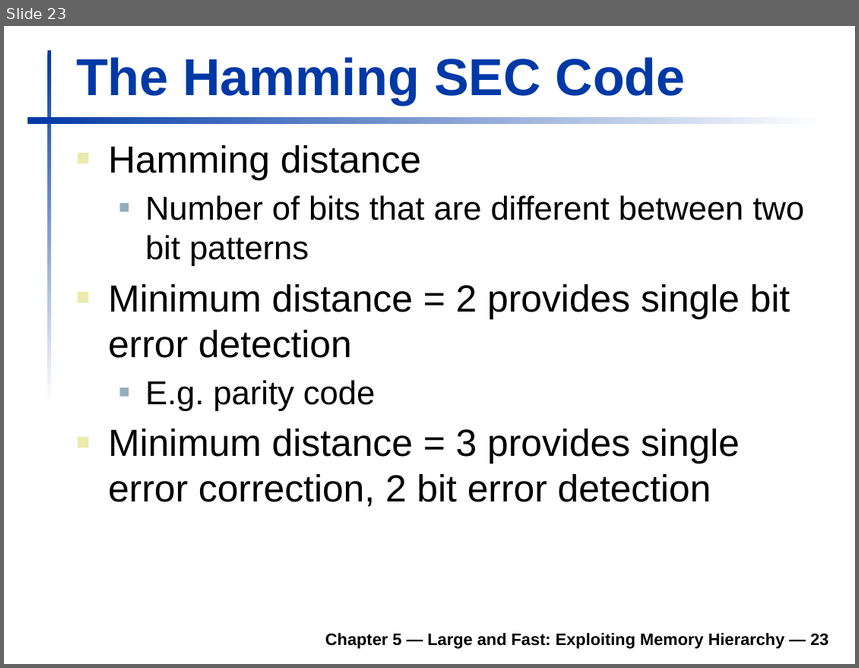
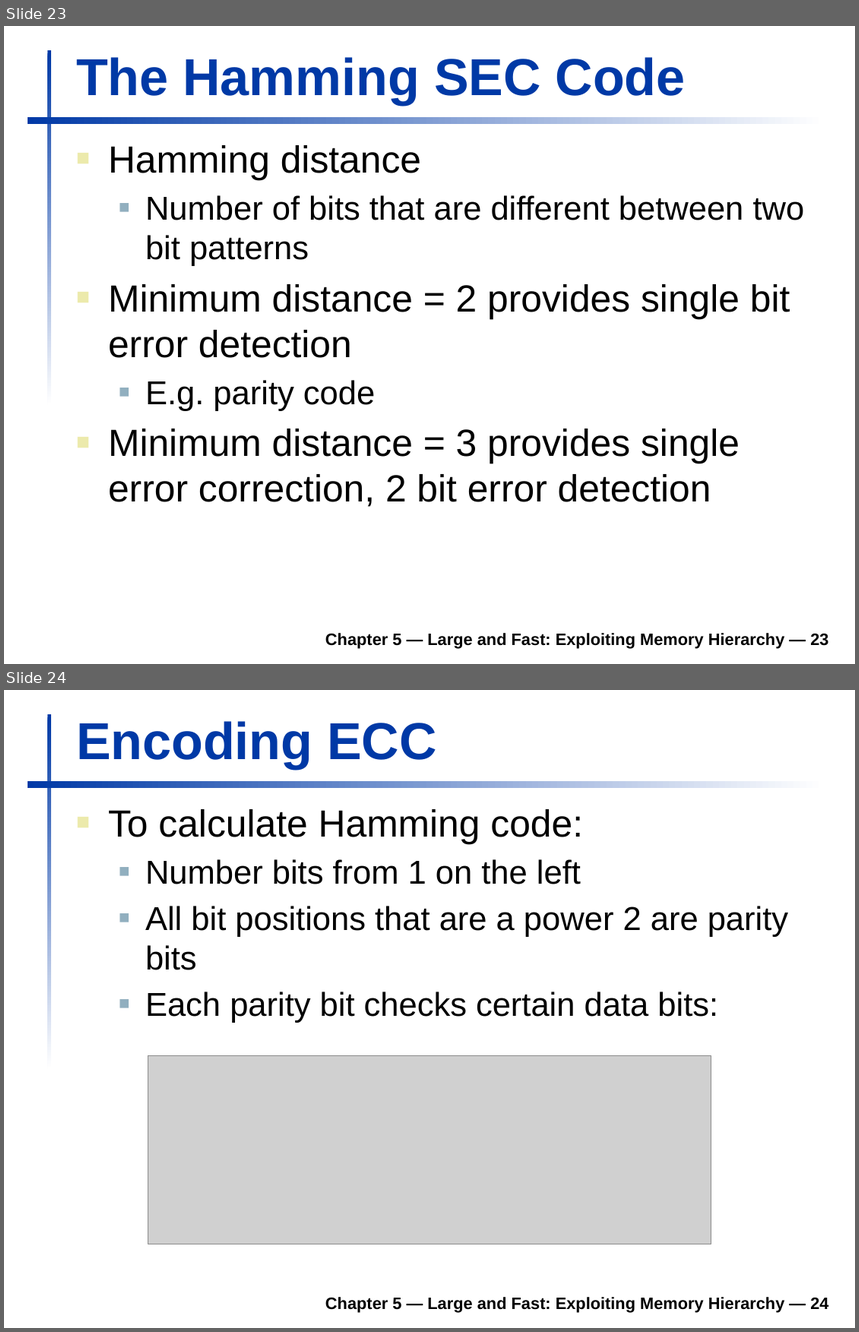
Before and after one commit to robertutterback/robertutterback.github.io, a slide deck: _courses/comp230/f17/L50.pptx. Shown one above the other, each under a label of ours: slide 23 before the commit, slides 23 and 24 after it. The pictures are 859x668 and 859x1332 pixels, drawn with LibreOffice and Linux fonts; fonts in the diff are those of the drawing; grey boxes stand for pictures; background and template pictures are left out. Boxes give left, top, right and bottom in pixels: in the first picture for what was removed or moved away, otherwise in the second. Text is boxed around its words. In the diff, an @@ line names an element or a change of style, - is before the commit and + after.

```diff
--- a/_courses/comp230/f17/L50.pptx
+++ b/_courses/comp230/f17/L50.pptx
@@ slide 24 added at box(4, 690, 855, 1328), background #FFFFFF; not listed: 2 template elements that a slide beside it also shows @@
@@ title added at box(76, 721, 436, 769), 44 pt, text #0039A6, bold @@
+Encoding ECC
@@ text added at box(108, 809, 788, 1023), 28 pt, text #000000 @@
+■ To calculate Hamming code:
+  ■ Number bits from 1 on the left
+  ■ All bit positions that are a power 2 are parity bits
+  ■ Each parity bit checks certain data bits:
@@ picture added at box(148, 1056, 711, 1244) @@
@@ text added at box(325, 1297, 829, 1313), 14 pt, text #000000, bold @@
+Chapter 5 — Large and Fast: Exploiting Memory Hierarchy — 24
```
Also in this commit, not shown: 2 other slides added, 1 other file.
